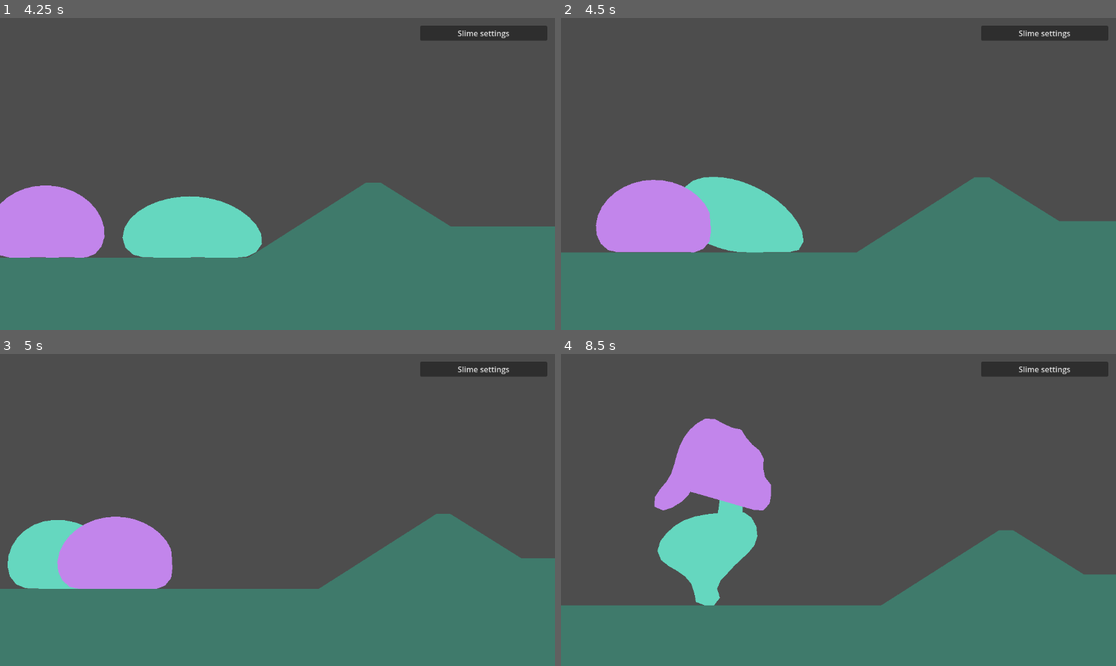
Above: before the commit, frames 1-4 (two rows, left to right).
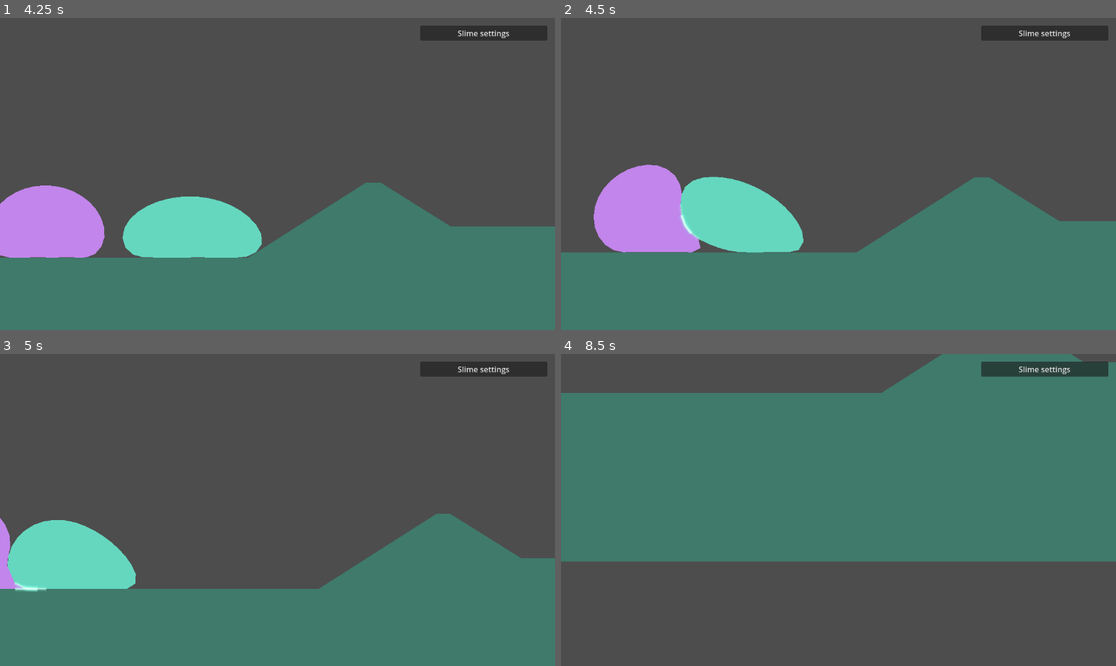
Above: after the commit, the same moments.

Repository: Argonbart/Slimebiosis
Game: Godot game, scene res://test_level/test_level.tscn
Two runs of this game, one before a commit and one after it. Both use one fixed random seed, a clock stepped at 60 frames per second and the inputs below.
Inputs:
- Up to frame 1 (4.25 s): hold D 0.53-1.28 s; hold E 0.53-1.28 s; hold A 1.28-2.03 s; tap E at 1.35, 2.85 s; hold D 2.03-2.78 s; hold E 2.03-2.78 s; hold W 2.78-3.53 s; hold A from 3.53 s (still down); hold E from 3.53 s (still down)
- Up to frame 2 (4.5 s): keep holding A; release E at 4.28 s; tap E at 4.35 s
- Up to frame 3 (5 s): keep holding A
- Up to frame 4 (8.5 s): hold E 5.03-5.78 s; release A at 5.78 s; hold D 5.78-6.53 s; tap E at 5.85, 7.35 s; hold W 6.53-7.28 s; hold E 6.53-7.28 s; hold D 7.28-8.03 s; hold A from 8.03 s (still down); hold E from 8.03 s (still down)

Frame 1 is identical in both runs. In frame 2, 1.5% of the frame differs, in the area x 5-28%, y 46-76%; in frame 3, 4.5%; in frame 4, 81%, in the area x 0-100%, y 0-100%.

Commit message:
Feat: Add throw

Diff:
--- a/Slimebiosis/slime/slime.gd
+++ b/Slimebiosis/slime/slime.gd
@@ -13,6 +13,7 @@
 @export var body_color: Color = Color("#65d7bf")
 
 @export_category("Data")
+@export_range(0.0, 1500.0) var throw_strength: float = 420.0
 @export_range(8, 64) var point_count: int = 32:
 	set(value):
 		var count: int = clampi(value, 8, 64)
@@ -33,6 +34,8 @@
 @export_flags_2d_physics var terrain_mask: int = 1
 
 var _held_slime: VerletSlime = null
+var _carry_spin: float = 0.0
+var _grab_indices: PackedInt32Array = PackedInt32Array()
 var _grab_offsets: PackedVector2Array = PackedVector2Array()
 var _holder: VerletSlime = null
 var _move_direction: float = 0.0
@@ -65,18 +68,17 @@
 
 
 func _physics_process(delta: float) -> void:
-	if is_instance_valid(_holder):
-		return
 	var carrying: bool = is_instance_valid(_held_slime)
+	var saved_points: PackedVector2Array = _points.duplicate() if carrying else PackedVector2Array()
 	_update_collision_exclusions()
 
 	_apply_contact_drive(_move_direction, delta)
 	_sweep_starts = _points.duplicate()
 	_integrate(delta)
-	var strength: float = edge_strength
-	var boosting: bool = _boosting
-	if boosting:
-		strength *= edge_boost_multiplier
+	if is_instance_valid(_holder):
+		_follow_holder(delta)
+	var strength: float = _effective_edge_strength()
+
 	var edge_passes: int = maxi(1, ceili(strength))
 	_solve_terrain()
 	for _pass: int in SOLVER_PASSES:
@@ -87,6 +89,15 @@
 		_solve_terrain()
 	_sweep_starts.clear()
 	_update_solid_outline()
+	if carrying:
+		var center: Vector2 = get_center()
+		var angle: float = _ring_angle(center)
+		var previous_center: Vector2 = Vector2.ZERO
+		for point: Vector2 in saved_points:
+			previous_center += point
+		previous_center /= point_count
+		var previous_angle: float = _ring_angle(previous_center, saved_points)
+		_carry_spin = wrapf(angle - previous_angle, -PI, PI) / delta
 	queue_redraw()
 
 
@@ -98,9 +109,32 @@
 		outline = _open_hull(outline)
 	if outline.size() >= 3:
 		draw_colored_polygon(outline, body_color)
+		_draw_grab_glow(outline)
 
 
 # -------------------------------- LOCAL FUNCTIONS ----------------------------------------
+
+
+func _draw_grab_glow(outline: PackedVector2Array) -> void:
+	var held: VerletSlime = self if is_instance_valid(_holder) else _held_slime
+	if not is_instance_valid(held) or held._grab_indices.is_empty():
+		return
+
+	var contact: Vector2 = Vector2.ZERO
+	for index: int in held._grab_indices:
+		contact += held._points[index]
+	contact = to_local(contact / held._grab_indices.size())
+
+	for index: int in outline.size():
+		var start: Vector2 = outline[index]
+		var end: Vector2 = outline[(index + 1) % outline.size()]
+		var distance: float = start.lerp(end, 0.5).distance_to(contact)
+		var glow: float = 1.0 - smoothstep(8.0, 42.0, distance)
+		if glow <= 0.0:
+			continue
+		draw_line(start, end, Color(0.5, 1.0, 0.9, 0.12 * glow), 12.0, true)
+		draw_line(start, end, Color(0.6, 1.0, 0.92, 0.26 * glow), 7.0, true)
+		draw_line(start, end, Color(0.85, 1.0, 0.95, 0.95 * glow), 2.5, true)
 
 
 func _update_solid_outline() -> void:
@@ -138,9 +172,10 @@
 	if is_instance_valid(_holder):
 		var center: Vector2 = _holder.get_center()
 		var angle: float = _holder._ring_angle(center)
-		_grab_offsets.clear()
-		for point: Vector2 in points:
-			_grab_offsets.append((point - center).rotated(-angle))
+		for slot: int in _grab_indices.size():
+			var index: int = roundi(float(_grab_indices[slot] * point_count) / old_count) % point_count
+			_grab_indices[slot] = index
+			_grab_offsets[slot] = (points[index] - center).rotated(-angle)
 
 	_points = points
 	_previous = previous
@@ -219,21 +254,31 @@
 		_points[index] += correction
 
 
-func _ring_angle(center: Vector2) -> float:
+func _ring_angle(center: Vector2, ring: PackedVector2Array = PackedVector2Array()) -> float:
+	if ring.is_empty():
+		ring = _points
 	var alignment: Vector2 = Vector2.ZERO
 	for index: int in point_count:
 		var rest: Vector2 = Vector2.from_angle(TAU * index / point_count)
-		var offset: Vector2 = _points[index] - center
+		var offset: Vector2 = ring[index] - center
 		alignment += Vector2(rest.dot(offset), rest.cross(offset))
 	return alignment.angle()
 
 
-func _carry_with(center: Vector2, angle: float) -> void:
-	for index: int in point_count:
-		_points[index] = center + _grab_offsets[index].rotated(angle)
-	_previous = _points.duplicate()
-	_update_solid_outline()
-	queue_redraw()
+func _effective_edge_strength() -> float:
+	if is_instance_valid(_holder):
+		return 1.0
+	return edge_strength * edge_boost_multiplier if _boosting else edge_strength
+
+
+func _follow_holder(delta: float) -> void:
+	var center: Vector2 = _holder.get_center()
+	var angle: float = _holder._ring_angle(center)
+	var response: float = 1.0 - exp(-12.0 * delta)
+	for slot: int in _grab_indices.size():
+		var index: int = _grab_indices[slot]
+		var target: Vector2 = center + _grab_offsets[slot].rotated(angle)
+		_points[index] = _points[index].lerp(target, response)
 
 
 func _restore_roundness(strength: float) -> void:
@@ -302,9 +347,9 @@
 	_excluded_bodies.clear()
 	if solid_body != null:
 		_excluded_bodies.append(solid_body.get_rid())
-	for partner: VerletSlime in [_holder, _held_slime]:
-		if is_instance_valid(partner) and partner.solid_body != null:
-			_excluded_bodies.append(partner.solid_body.get_rid())
+	# The held slime resolves contact against the grabber.
+	if is_instance_valid(_held_slime) and _held_slime.solid_body != null:
+		_excluded_bodies.append(_held_slime.solid_body.get_rid())
 	var center: Vector2 = get_center()
 	for other: VerletSlime in get_tree().get_nodes_in_group("solid_slimes"):
 		if other == self or other == _holder or other == _held_slime:
@@ -364,7 +409,14 @@
 
 func toggle_grab(target: VerletSlime) -> void:
 	if is_instance_valid(_held_slime):
-		_held_slime._previous = _held_slime._points.duplicate()
+		var offset: Vector2 = _held_slime.get_center() - get_center()
+		var tangent: Vector2 = Vector2(-offset.y, offset.x)
+		var launch_velocity: Vector2 = offset.normalized() * throw_strength + tangent * _carry_spin
+		var displacement: Vector2 = launch_velocity * get_physics_process_delta_time()
+		for index: int in _held_slime.point_count:
+			var point: Vector2 = _held_slime._points[index]
+			_held_slime._previous[index] = point - displacement
+			_held_slime._clear_positions[index] = point
 		_held_slime._holder = null
 		_held_slime = null
 		return
@@ -373,18 +425,27 @@
 	if is_instance_valid(target._holder) or is_instance_valid(target._held_slime):
 		return
 
-	var reach: float = 18.0
-	for point: Vector2 in _points:
-		for target_point: Vector2 in target._points:
-			if point.distance_squared_to(target_point) <= reach * reach:
-				_held_slime = target
-				target._holder = self
-				var center: Vector2 = get_center()
-				var angle: float = _ring_angle(center)
-				target._grab_offsets.clear()
-				for held_point: Vector2 in target._points:
-					target._grab_offsets.append((held_point - center).rotated(-angle))
-				return
+	_update_collision_exclusions()
+
+	var reach: float = 2.0
+	var center: Vector2 = get_center()
+	var angle: float = _ring_angle(center)
+	var hull: PackedVector2Array = _open_hull(_points)
+	target._grab_indices.clear()
+	target._grab_offsets.clear()
+	for index: int in target.point_count:
+		var point: Vector2 = target._points[index]
+		for edge: int in hull.size():
+			var closest: Vector2 = Geometry2D.get_closest_point_to_segment(point, hull[edge], hull[(edge + 1) % hull.size()])
+			if point.distance_squared_to(closest) <= reach * reach:
+				target._grab_indices.append(index)
+				target._grab_offsets.append((point - center).rotated(-angle))
+				break
+
+	if not target._grab_indices.is_empty():
+		_carry_spin = 0.0
+		_held_slime = target
+		target._holder = self
 
 
 func set_controls(direction: float, boosting: bool) -> void:
--- a/Slimebiosis/test_level/test_level.gd
+++ b/Slimebiosis/test_level/test_level.gd
@@ -54,6 +54,7 @@
 	panel.add_child(rows)
 	_add_slider(rows, "Point count", "point_count", 8.0, 64.0, 1.0, "More points give the edge finer contact with terrain and cost more to simulate.")
 	_add_slider(rows, "Movement speed", "drive_acceleration", 0.0, 5000.0, 50.0, "Higher values push harder against surfaces and build rolling speed faster.")
+	_add_slider(rows, "Throw strength", "throw_strength", 0.0, 1500.0, 10.0, "Launch speed when you release a grabbed slime with E.")
 	_add_slider(rows, "Size", "radius", 12.0, 100.0, 1.0, "Changes the target radius and area.")
 	_add_slider(rows, "Edge stiffness", "edge_strength", 0.0, 1.0, 0.01, "Higher values keep neighboring points closer to their resting distance.")
 	_add_slider(rows, "Edge boost (W)", "edge_boost_multiplier", 0.01, 50.0, 0.1, "Multiplies edge stiffness while you hold W.")
